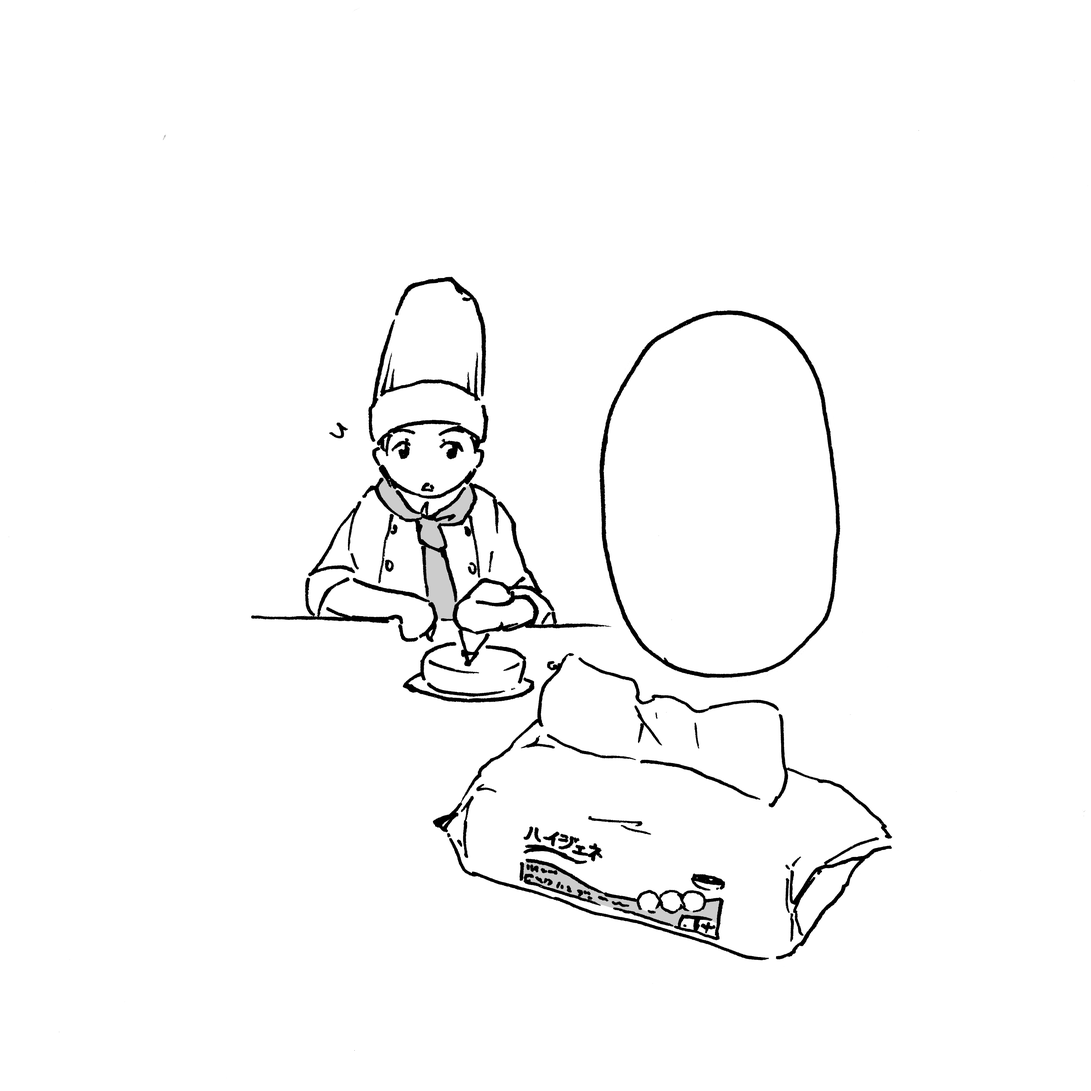
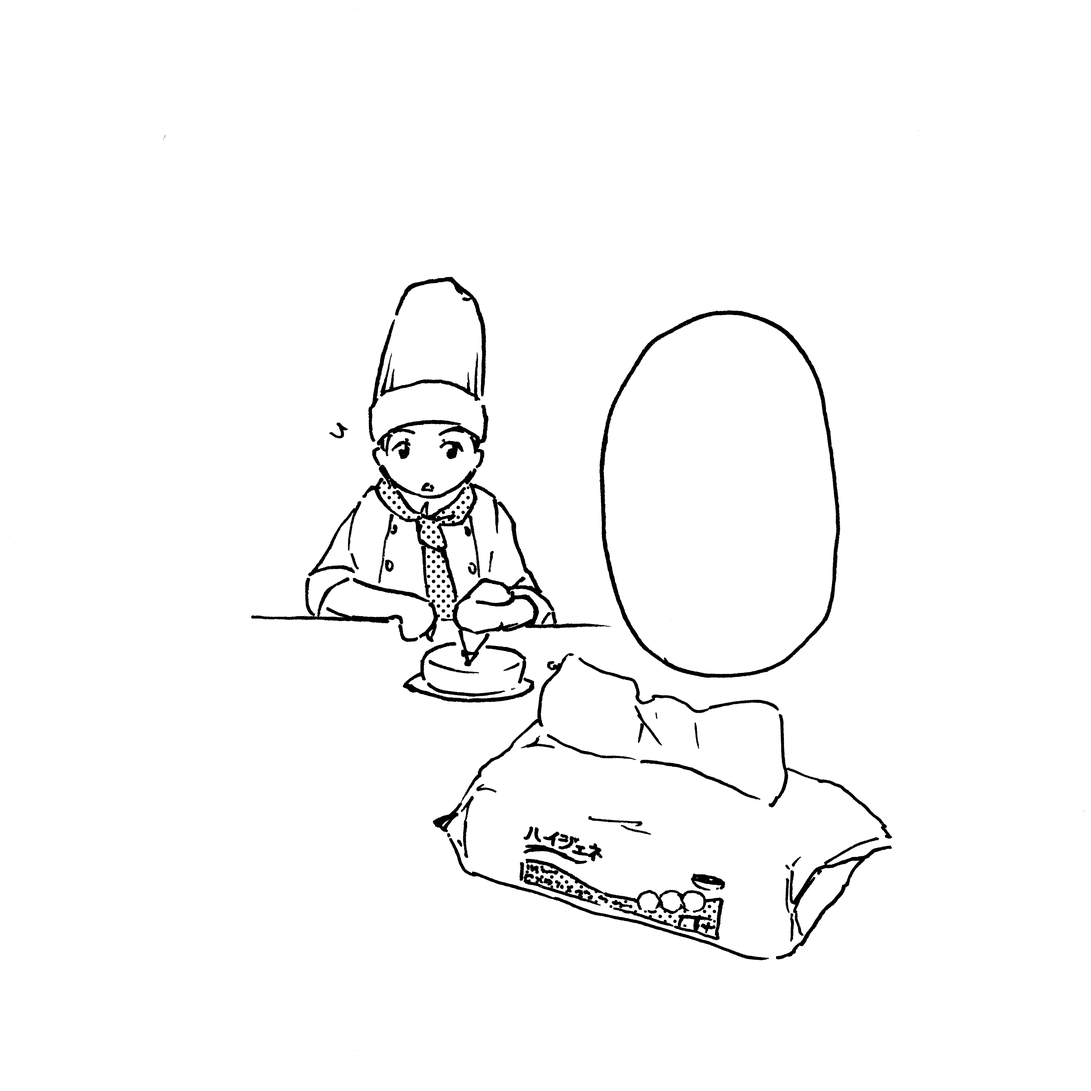
Revision of a layered (1091, 1091) image; what changed, layer by layer:
added layer "レイヤー 2" (multiply) above "レイヤー 1" over left=378, top=476, right=721, bottom=927
hid "レイヤー 1" over left=378, top=476, right=721, bottom=927
added layer "べた塗り 1" over left=378, top=476, right=721, bottom=927
